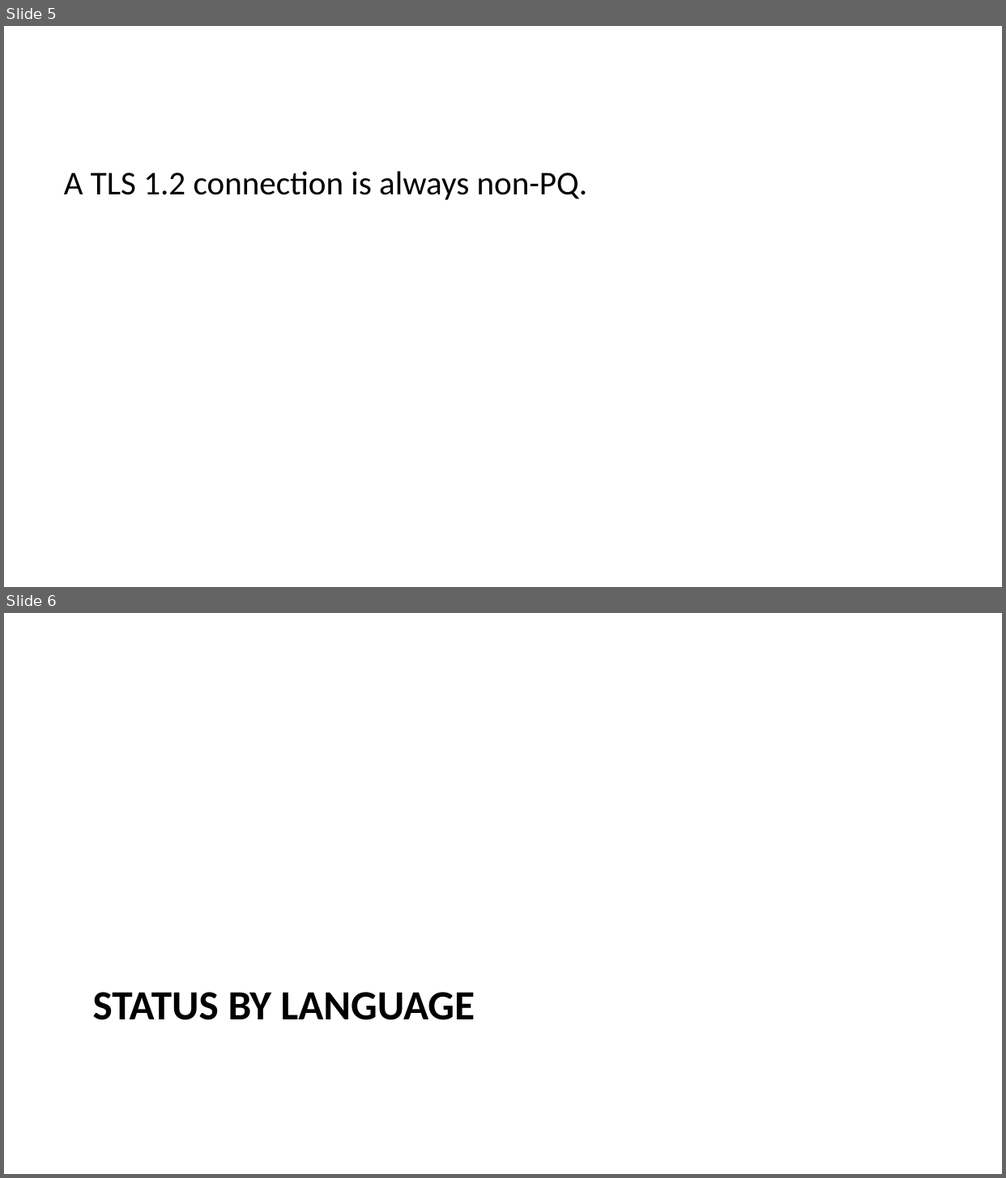
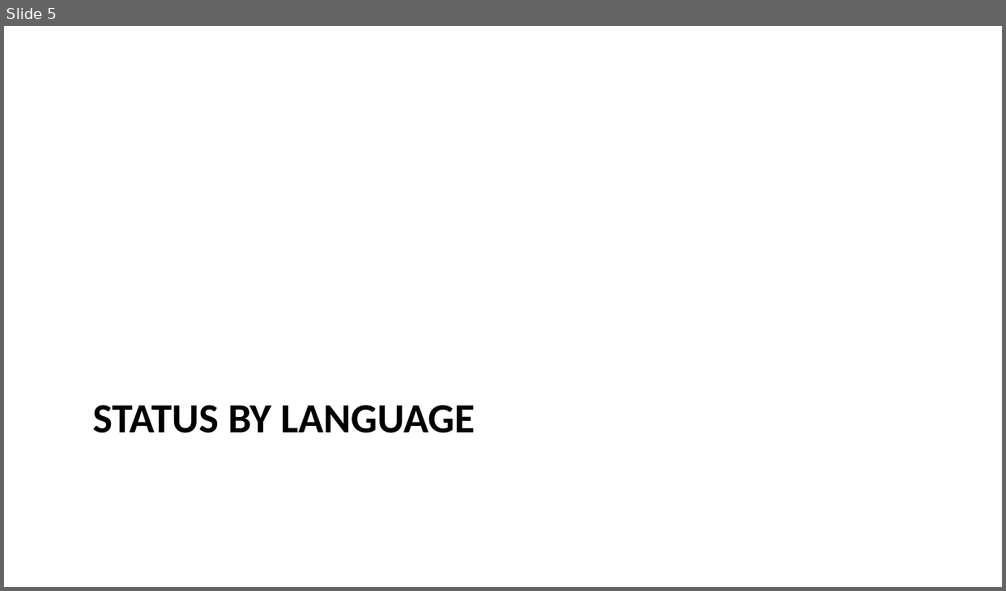
Before and after one commit to moolivkkr/PQC, a slide deck: PQC-Summary.pptx. Shown one above the other, each under a label of ours: slides 5 and 6 before the commit, slide 5 after it. The pictures are 1006x1178 and 1006x591 pixels, drawn with LibreOffice and Linux fonts; fonts in the diff are those of the drawing. Boxes give left, top, right and bottom in pixels: in the first picture for what was removed or moved away, otherwise in the second. Text is boxed around its words. In the diff, an @@ line names an element or a change of style, - is before the commit and + after.

```diff
--- a/PQC-Summary.pptx
+++ b/PQC-Summary.pptx
@@ slide 5 removed at bbox=[4, 26, 1002, 587], background #FFFFFF @@
@@ text removed at bbox=[64, 171, 587, 200] @@
-A TLS 1.2 connection is always non-PQ.
@@ what was slide 6 is now slide 5 @@
```
Also in this commit, not shown: 10 slides changed, 18 slides added, 1 other slide removed, 8 other files.
